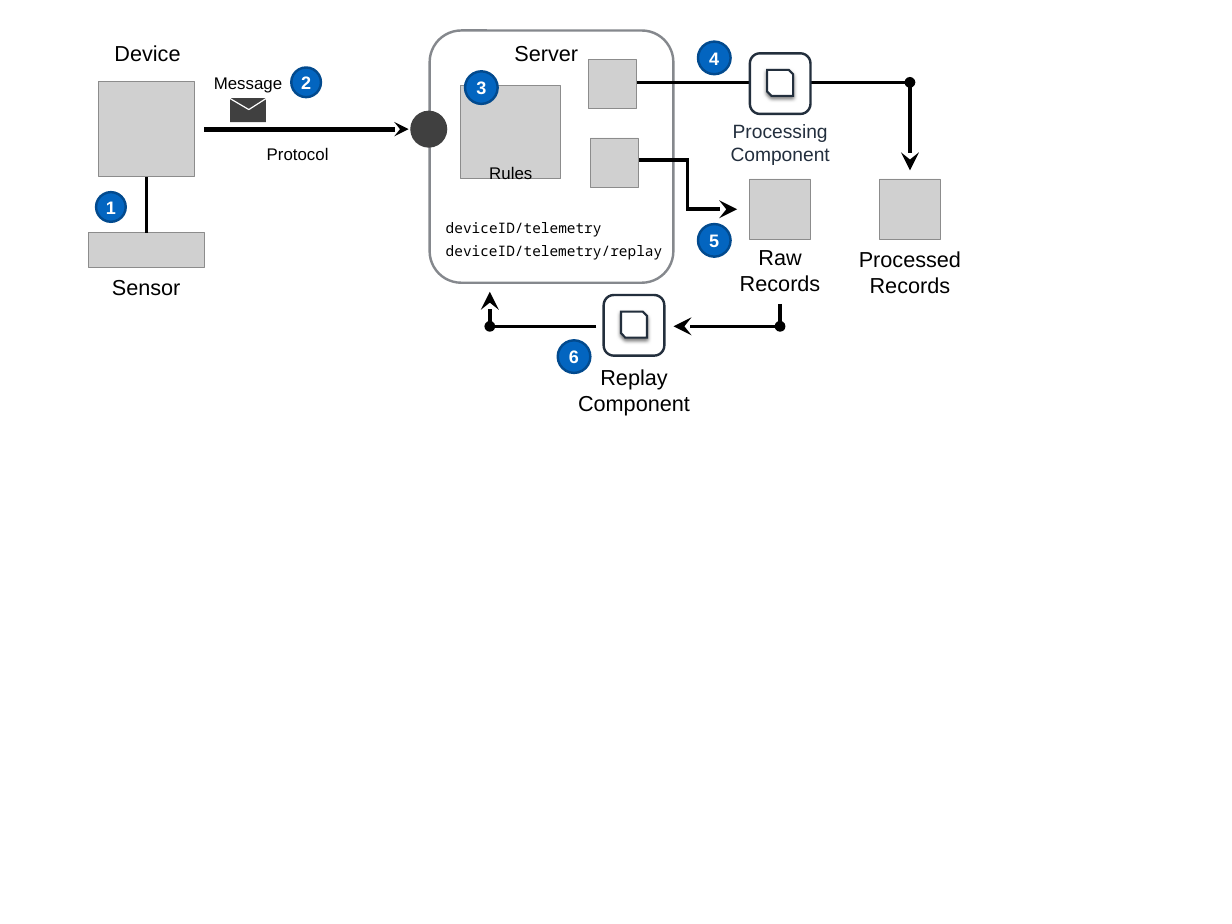
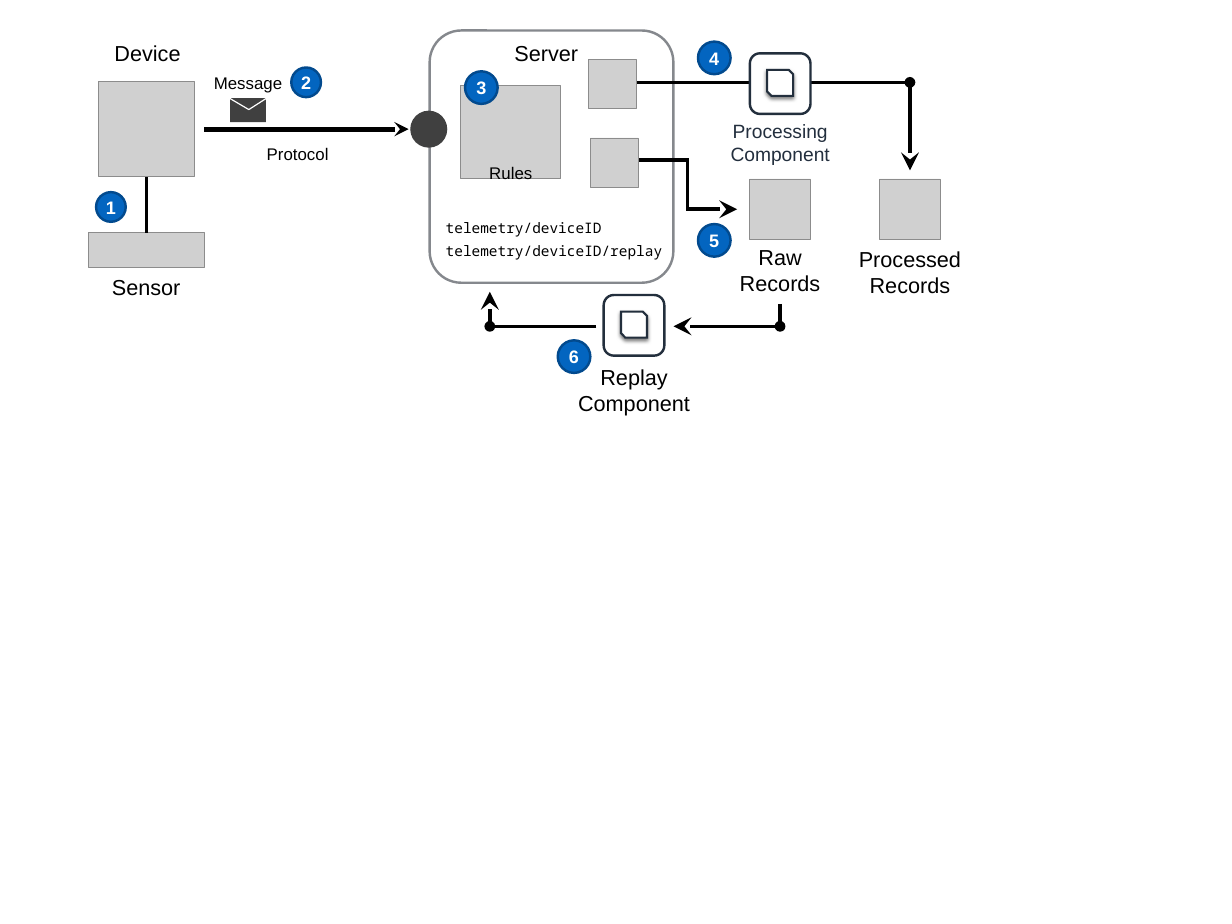
Before and after one commit to aws/iot-atlas, a slide deck: slide 1 of content/designs/telemetry_archiving/atlas-archiving.pptx. Drawn at 1232x924 pixels with LibreOffice and Linux fonts; fonts in the diff are those of the drawing; grey boxes stand for pictures. Boxes give left, top, right and bottom in pixels: in the first picture for what was removed or moved away, otherwise in the second. Text is boxed around its words. In the diff, an @@ line names an element or a change of style, - is before the commit and + after.

```diff
--- a/content/designs/telemetry_archiving/atlas-archiving.pptx
+++ b/content/designs/telemetry_archiving/atlas-archiving.pptx
@@ text at <box>446,222,602,237</box>: text changed @@
-deviceID/telemetry
+telemetry/deviceID
@@ text at <box>446,245,662,260</box>: text changed @@
-deviceID/telemetry/replay
+telemetry/deviceID/replay
```
Also in this commit, not shown: 12 other files.
